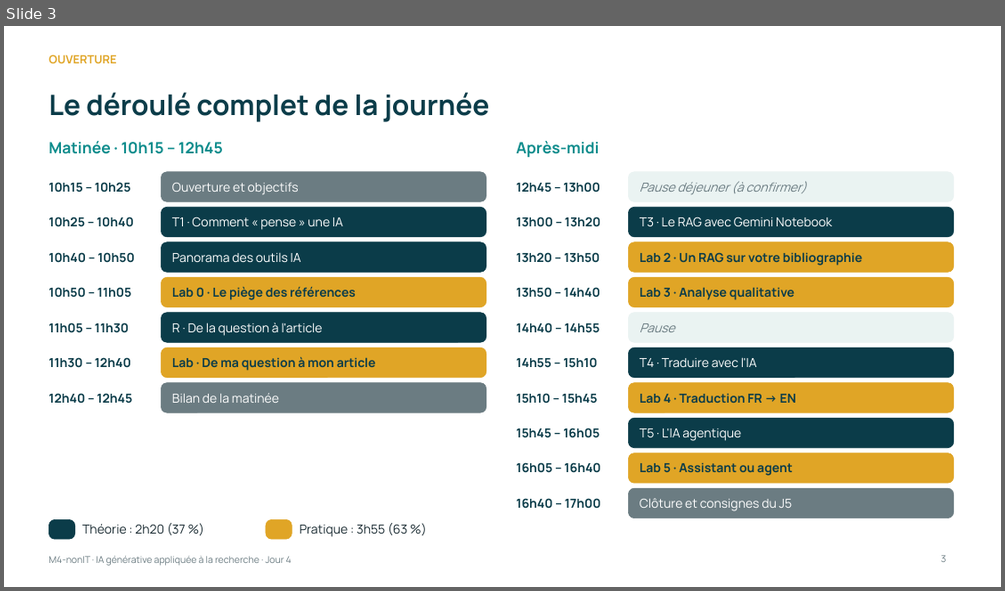
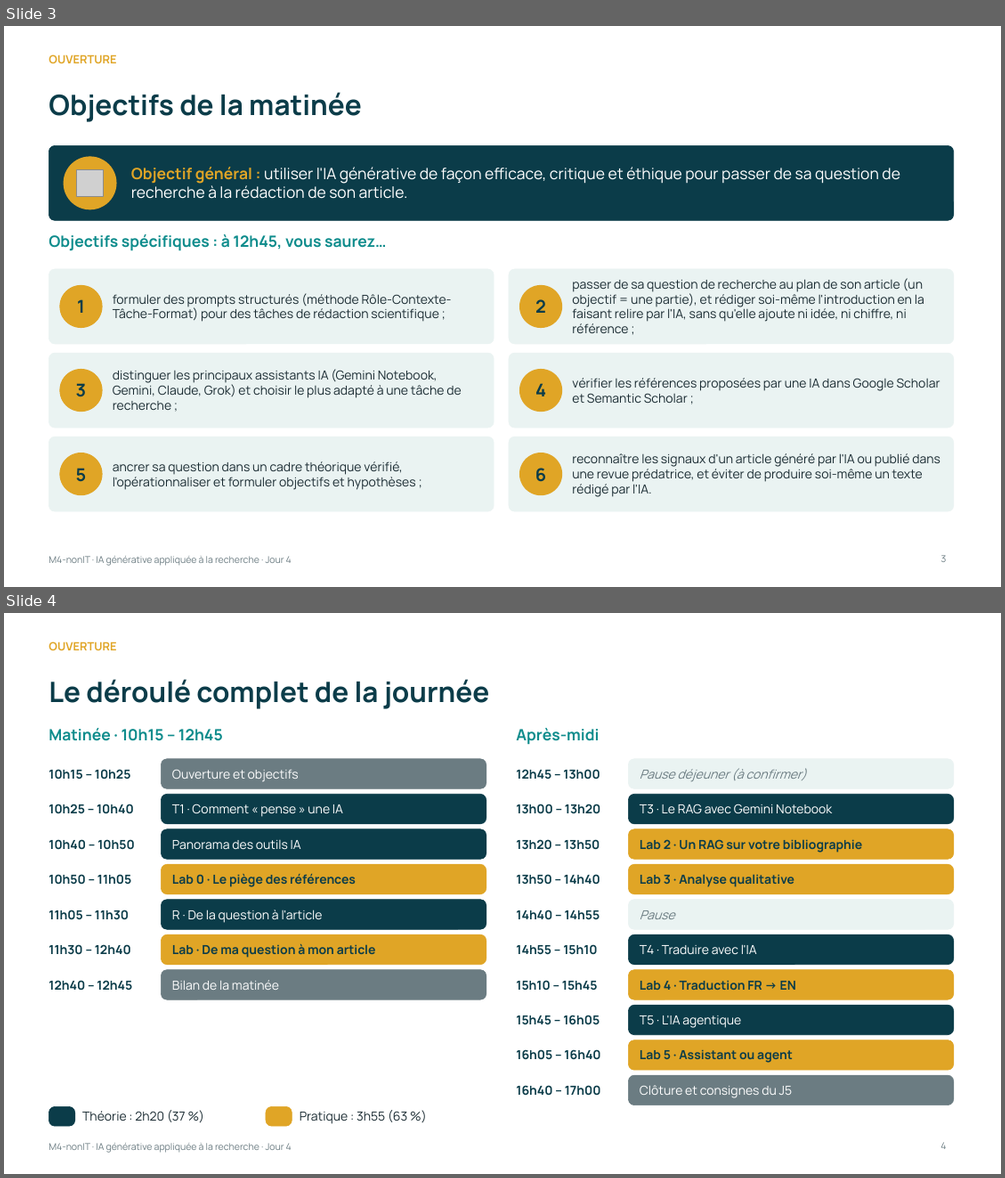
Before and after one commit to Amevi-isi/formation-chercheur-univ, a slide deck: module4_nonIT/M4-nonIT_IA_generative_appliquee.pptx. Shown one above the other, each under a label of ours: slide 3 before the commit, slides 3 and 4 after it. The pictures are 1005x591 and 1005x1178 pixels, drawn with LibreOffice and Linux fonts; fonts in the diff are those of the drawing; grey boxes stand for pictures. Boxes give left, top, right and bottom in pixels: in the first picture for what was removed or moved away, otherwise in the second. Text is boxed around its words. In the diff, an @@ line names an element or a change of style, - is before the commit and + after.

```diff
--- a/module4_nonIT/M4-nonIT_IA_generative_appliquee.pptx
+++ b/module4_nonIT/M4-nonIT_IA_generative_appliquee.pptx
@@ slide 3 added at bbox=[4, 26, 1001, 587], background #FFFFFF; not listed: 1 template element that a slide beside it also shows @@
@@ text added at bbox=[48, 54, 116, 63], 11 pt, text #E0A526, bold @@
+OUVERTURE
@@ title added at bbox=[48, 92, 362, 122], 27 pt, text #0B3C49, bold @@
+Objectifs de la matinée
@@ rounded rectangle added at bbox=[48, 145, 954, 220], fill #0B3C49, outline #0B3C49 0.5 pt @@
@@ ellipse added at bbox=[64, 157, 116, 209], fill #E0A526, outline #E0A526 1 pt @@
@@ picture added at bbox=[77, 170, 103, 197] @@
@@ text added at bbox=[131, 167, 900, 199], 15 pt, text #FFFFFF @@
+Objectif général : utiliser l'IA générative de façon efficace, critique et éthique pour passer de sa question de recherche à la rédaction de son article.
@@ text added at bbox=[48, 234, 387, 251], 15 pt, text #0E8C8C, bold @@
+Objectifs spécifiques : à 12h45, vous saurez…
@@ rounded rectangle added at bbox=[48, 269, 494, 344], fill #EAF3F2, outline #EAF3F2 0.5 pt @@
@@ ellipse added at bbox=[60, 286, 102, 328], fill #E0A526, outline #E0A526 1 pt @@
@@ rounded rectangle added at bbox=[509, 269, 954, 344], fill #EAF3F2, outline #EAF3F2 0.5 pt @@
@@ ellipse added at bbox=[520, 286, 562, 328], fill #E0A526, outline #E0A526 1 pt @@
@@ text added at bbox=[572, 278, 924, 333], 12 pt, text #1A2B32 @@
+passer de sa question de recherche au plan de son article (un objectif = une partie), et rédiger soi-même l'introduction en la faisant relire par l'IA, sans qu'elle ajoute ni idée, ni chiffre, ni référence ;
@@ text added at bbox=[77, 299, 85, 313], 17 pt, text #0B3C49, bold @@
+1
@@ text added at bbox=[113, 293, 452, 321], 12 pt, text #1A2B32 @@
+formuler des prompts structurés (méthode Rôle-Contexte-Tâche-Format) pour des tâches de rédaction scientifique ;
@@ text added at bbox=[535, 299, 546, 313], 17 pt, text #0B3C49, bold @@
+2
@@ rounded rectangle added at bbox=[48, 353, 494, 427], fill #EAF3F2, outline #EAF3F2 0.5 pt @@
@@ ellipse added at bbox=[60, 370, 102, 411], fill #E0A526, outline #E0A526 1 pt @@
@@ text added at bbox=[113, 369, 461, 410], 12 pt, text #1A2B32 @@
+distinguer les principaux assistants IA (Gemini Notebook, Gemini, Claude, Grok) et choisir le plus adapté à une tâche de recherche ;
@@ rounded rectangle added at bbox=[509, 353, 954, 427], fill #EAF3F2, outline #EAF3F2 0.5 pt @@
@@ ellipse added at bbox=[520, 370, 562, 411], fill #E0A526, outline #E0A526 1 pt @@
@@ text added at bbox=[76, 383, 87, 397], 17 pt, text #0B3C49, bold @@
+3
@@ text added at bbox=[535, 383, 546, 396], 17 pt, text #0B3C49, bold @@
+4
@@ text added at bbox=[572, 378, 940, 402], 12 pt, text #1A2B32 @@
+vérifier les références proposées par une IA dans Google Scholar et Semantic Scholar ;
@@ rounded rectangle added at bbox=[48, 436, 494, 511], fill #EAF3F2, outline #EAF3F2 0.5 pt @@
@@ rounded rectangle added at bbox=[509, 436, 954, 511], fill #EAF3F2, outline #EAF3F2 0.5 pt @@
@@ ellipse added at bbox=[60, 453, 102, 495], fill #E0A526, outline #E0A526 1 pt @@
@@ text added at bbox=[76, 467, 87, 482], 17 pt, text #0B3C49, bold @@
+5
@@ text added at bbox=[113, 461, 416, 490], 12 pt, text #1A2B32 @@
+ancrer sa question dans un cadre théorique vérifié, l'opérationnaliser et formuler objectifs et hypothèses ;
@@ ellipse added at bbox=[520, 453, 562, 495], fill #E0A526, outline #E0A526 1 pt @@
@@ text added at bbox=[535, 467, 546, 482], 17 pt, text #0B3C49, bold @@
+6
@@ text added at bbox=[572, 453, 940, 497], 12 pt, text #1A2B32 @@
+reconnaître les signaux d'un article généré par l'IA ou publié dans une revue prédatrice, et éviter de produire soi-même un texte rédigé par l'IA.
@@ page number added at bbox=[941, 555, 947, 562], 9 pt, text #6B7C82 @@
+3
@@ what was slide 3 is now slide 4 @@
@@ page number at bbox=[940, 1142, 946, 1149]: text changed @@
-3
+4
```
Also in this commit, not shown: 6 slides changed, 1 other file.
